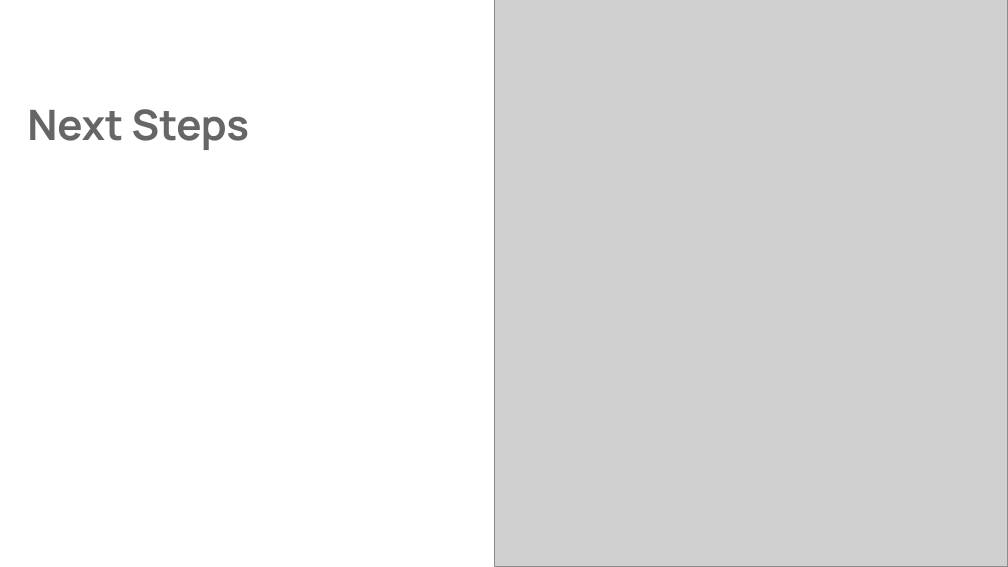
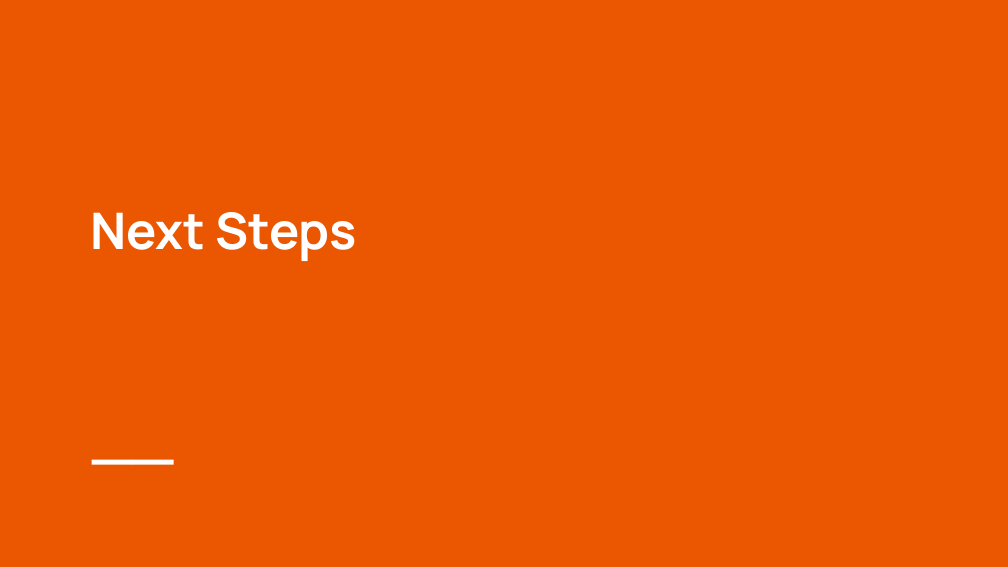
Before and after one commit to ArwaSheraky/Flight-Delay-Prediction, a slide deck: slide 11 of CEDB 1260 Final project.pptx (slide 9 before the commit). Drawn at 1008x567 pixels with LibreOffice and Linux fonts; fonts in the diff are those of the drawing; grey boxes stand for pictures; background and template pictures are left out. Boxes give left, top, right and bottom in pixels: in the first picture for what was removed or moved away, otherwise in the second. Text is boxed around its words. In the diff, an @@ line names an element or a change of style, - is before the commit and + after.

```diff
--- a/CEDB 1260 Final project.pptx
+++ b/CEDB 1260 Final project.pptx
@@ background #FFFFFF to picture (left out) @@
@@ picture removed at (495, 0, 1008, 567) @@
@@ rectangle removed at (504, 0, 1008, 566) @@
@@ text "Next Steps": place and size @@
-text "Next Steps" at (27, 109, 249, 150)
+text "Next Steps" at (90, 212, 357, 261)
@@ text "Next Steps" at (90, 212, 357, 261): size 30 to 36 pt, text colour #666666 to #FFFFFF; vertical alignment bottom to middle @@
@@ rectangle added at (92, 460, 133, 465), fill #FFFFFF @@
@@ rectangle added at (132, 460, 173, 465), fill #FFFFFF @@
```
Also in this commit, not shown: 4 other slides changed, 7 slides added, 4 slides removed.
